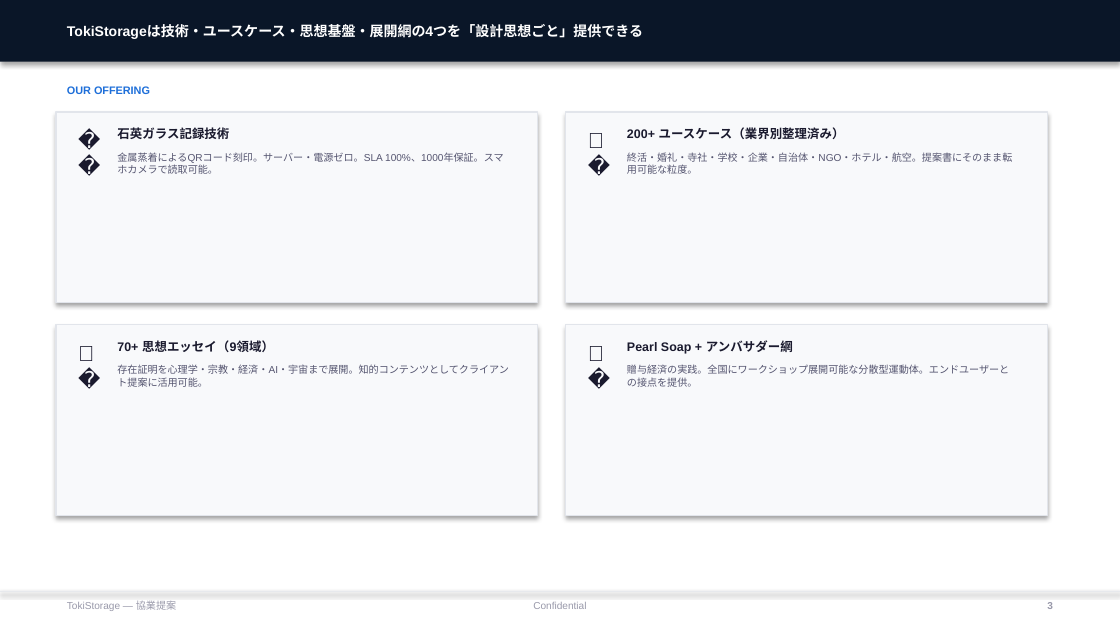
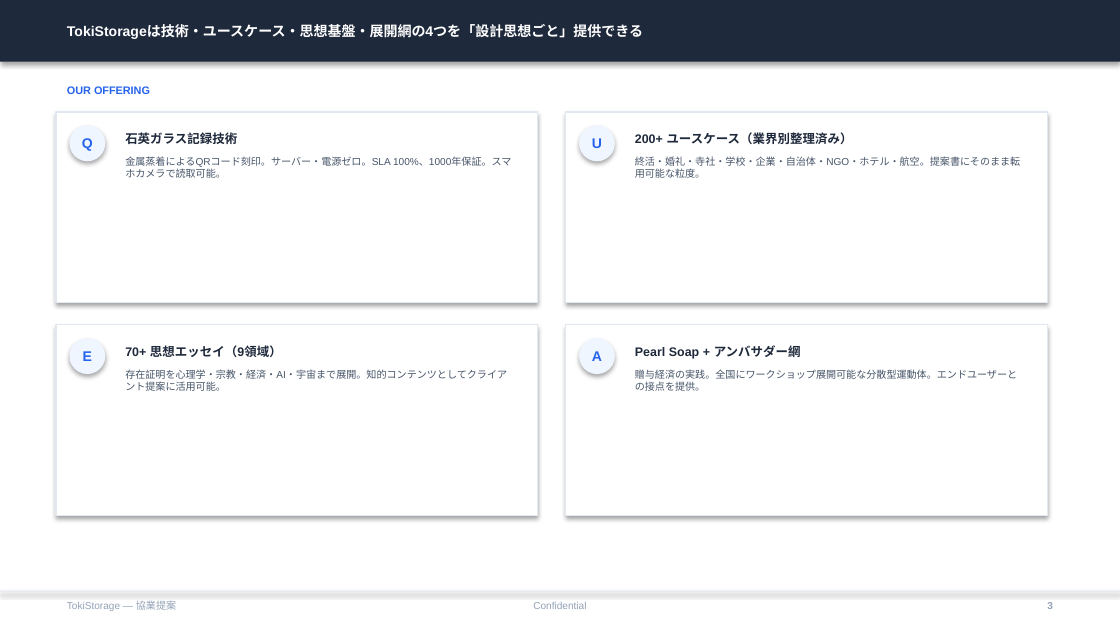
Before and after one commit to timeless-residents/pearlmemorial, a slide deck: slide 3 of toki/tokistorage-partnership-deck.pptx. Drawn at 1120x630 pixels with LibreOffice and Linux fonts; fonts in the diff are those of the drawing. Boxes give left, top, right and bottom in pixels: in the first picture for what was removed or moved away, otherwise in the second. Text is boxed around its words. In the diff, an @@ line names an element or a change of style, - is before the commit and + after.

```diff
--- a/toki/tokistorage-partnership-deck.pptx
+++ b/toki/tokistorage-partnership-deck.pptx
@@ rectangle at [0,0,1120,62]: fill #0A1628 to #1E293B @@
@@ text "OUR OFFERING" at [67,86,150,94]: text colour #1E6FD9 to #2563EB @@
@@ text in ellipse at [69,125,105,161]: text removed @@
-💎
@@ ellipse: place and size @@
-ellipse at [67,121,106,160]
+ellipse at [69,125,105,161]
@@ ellipse at [69,125,105,161]: fill none to #EFF6FF; shadow on @@
@@ text added at [82,138,93,151], 9 pt, text #2563EB, bold @@
+Q
@@ text "石英ガラス記録技術": place and size @@
-text "石英ガラス記録技術" at [117,127,229,139]
+text "石英ガラス記録技術" at [125,132,237,144]
@@ text removed at [577,121,616,160] @@
-📊
@@ ellipse added at [579,125,615,161], fill #EFF6FF @@
@@ text added at [592,138,602,148], 9 pt, text #2563EB, bold @@
+U
@@ text "200+ ユースケース（業界別整理済み）": place and size @@
-text "200+ ユースケース（業界別整理済み）" at [627,127,845,139]
+text "200+ ユースケース（業界別整理済み）" at [635,132,853,144]
@@ text "金属蒸着によるQRコード刻印。サーバー・電源ゼロ。SLA 100%、1000年保証。スマホカメラで読取可能。": place and size @@
-text "金属蒸着によるQRコード刻印。サーバー・電源ゼロ。SLA 100%、1000年保証。スマホカメラで読取可能。" at [117,152,504,174]
+text "金属蒸着によるQRコード刻印。サーバー・電源ゼロ。SLA 100%、1000年保証。スマホカメラで読取可能。" at [125,156,512,178]
@@ text "終活・婚礼・寺社・学校・企業・自治体・NGO・ホテル・航空。提案書にそのまま転用可能な粒度。": place and size @@
-text "終活・婚礼・寺社・学校・企業・自治体・NGO・ホテル・航空。提案書にそのまま転用可能な粒度。" at [627,152,1012,174]
+text "終活・婚礼・寺社・学校・企業・自治体・NGO・ホテル・航空。提案書にそのまま転用可能な粒度。" at [635,156,1020,178]
@@ fill #F8F9FB to #FFFFFF; outline #E2E5EB 0.75 pt to #E2E8F0 0.75 pt in 4 elements at [56,112,538,302], [566,112,1047,302], [56,325,538,515], [566,325,1047,515] @@
@@ text removed at [67,334,106,373] @@
-📝
@@ ellipse added at [69,338,105,374], fill #EFF6FF @@
@@ text added at [83,351,92,361], 9 pt, text #2563EB, bold @@
+E
@@ text "70+ 思想エッセイ（9領域）": place and size @@
-text "70+ 思想エッセイ（9領域）" at [117,340,274,352]
+text "70+ 思想エッセイ（9領域）" at [125,345,282,357]
@@ text removed at [577,334,616,373] @@
-🐾
@@ ellipse added at [579,338,615,374], fill #EFF6FF @@
@@ text added at [592,351,602,361], 9 pt, text #2563EB, bold @@
+A
@@ text colour #1A1A2E to #1E293B in 4 elements at [125,132,237,144], [635,132,853,144], [125,345,282,357], [635,345,801,359] @@
@@ text "Pearl Soap + アンバサダー網": place and size @@
-text "Pearl Soap + アンバサダー網" at [627,340,793,354]
+text "Pearl Soap + アンバサダー網" at [635,345,801,359]
@@ text "存在証明を心理学・宗教・経済・AI・宇宙まで展開。知的コンテンツとしてクライアント提案に活用可能。": place and size @@
-text "存在証明を心理学・宗教・経済・AI・宇宙まで展開。知的コンテンツとしてクライアント提案に活用可能。" at [117,364,509,387]
+text "存在証明を心理学・宗教・経済・AI・宇宙まで展開。知的コンテンツとしてクライアント提案に活用可能。" at [125,369,507,391]
@@ text colour #555570 to #475569 in 4 elements at [125,156,512,178], [635,156,1020,178], [125,369,507,391], [635,369,1017,391] @@
@@ text "贈与経済の実践。全国にワークショップ展開可能な分散型運動体。エンドユーザーとの接点を提供。": place and size @@
-text "贈与経済の実践。全国にワークショップ展開可能な分散型運動体。エンドユーザーとの接点を提供。" at [627,364,1009,387]
+text "贈与経済の実践。全国にワークショップ展開可能な分散型運動体。エンドユーザーとの接点を提供。" at [635,369,1017,391]
```
Also in this commit, not shown: 8 other slides changed, 4 other files.
